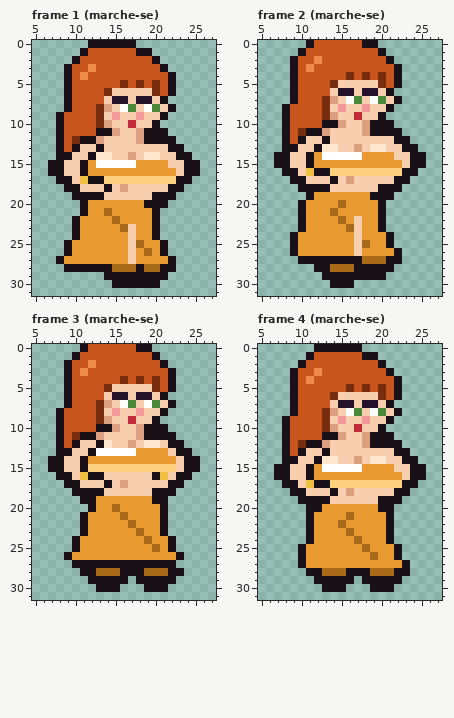
Two versions of one pixel-art file, art/plaisirs/plaisirs-antique-danseuse.aseprite. The picture above was drawn from the file before the commit.
32x32 pixels, 12 frames. Shown: frame 1 (marche-se): x 5..27, y 0..31; frame 2 (marche-se): x 5..27, y 0..31; frame 3 (marche-se): x 5..27, y 0..31; frame 4 (marche-se): x 5..27, y 0..31. The commit also changed other frames, which this record leaves out.
And afterwards:
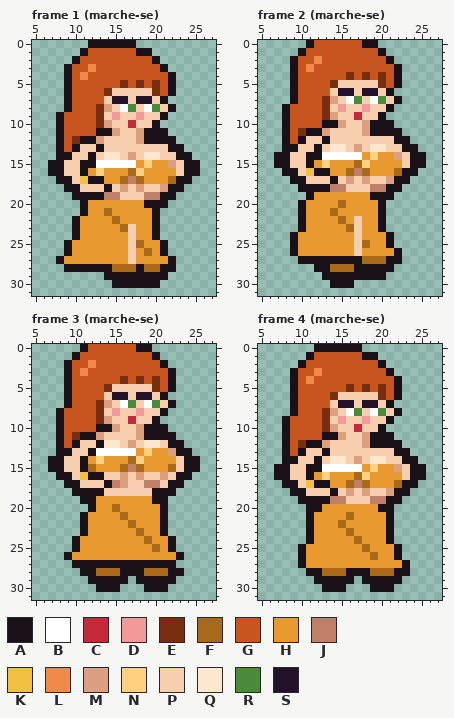
Palette (. is transparent): A #1a1018  B #ffffff  C #c42a3a  D #f29a9a  E #7a2e10  F #a86a18  G #c8541e  H #e89a30  J #c08068  K #f0c040  L #f08a4a  M #dc9f80  N #ffd080  P #f7cfae  Q #ffe6cf  R #4a8a3a  S #24122a
The edit:
Frame 1 (marche-se):
y 14: x 13 Q -> P; x 15 P -> Q
y 15: x 12 H -> A; x 19 H -> N; x 22 P -> M
y 16: x 13 H -> N; x 17..18 HH -> FN
y 17: x 14..22 NNNNNNNNN -> HHFJFHHHF
y 18: x 18 P -> M; x 21 P -> M
y 19: x 14..15 PP -> JJ; x 19..20 PA -> JJ
Frame 2 (marche-se):
y 13: x 13 Q -> P; x 15 P -> Q
y 14: x 12 H -> A; x 19 H -> N; x 22 P -> M
y 15: x 13 H -> N; x 17..18 HH -> FN
y 16: x 14..22 NNNNNNNNN -> HHFJFHHHF
y 17: x 18 P -> M; x 21 P -> M
y 18: x 14..15 PP -> JJ; x 19..20 PA -> JJ
Frame 3 (marche-se):
y 12: x 15 P -> Q
y 13: x 19 H -> N; x 22 P -> M
y 14: x 13 H -> N; x 17..18 HH -> FN
y 15: x 12..22 NNNNNNNNNNN -> FHHHFJFHHHF
y 16: x 16 P -> M; x 18 P -> M; x 20..21 AK -> PM
y 17: x 15 P -> J; x 19..20 PP -> JJ
Frame 4 (marche-se): the same change as frame 1 (marche-se)
